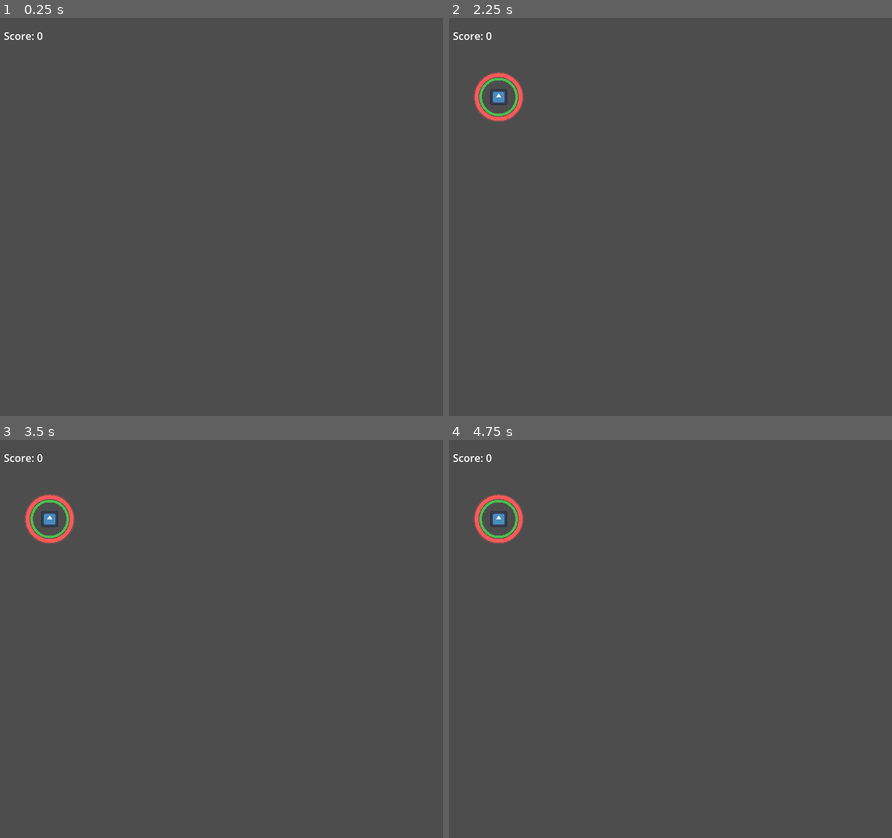
Above: before the commit, frames 1-4 (two rows, left to right).
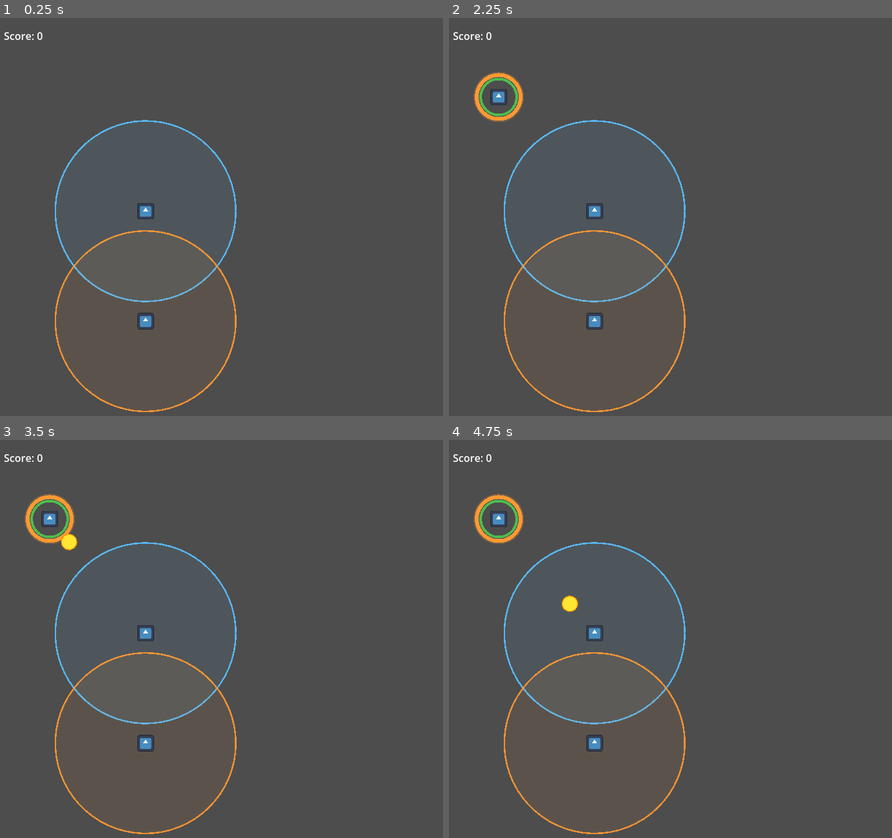
Above: after the commit, the same moments.

Repository: AgustinRamiroDiaz/just-metal-shapes
Game: Godot game, scene res://main_level.tscn
The game is run twice, just before and just after one commit, with the same random seed, the same clock (stepped at 60 frames per second) and the same inputs. This scene is started directly instead of the project's main scene. The engine's default icon, where the game draws it, is replaced by a stand-in: a white triangle on a blue panel in a dark square.
Inputs:
- Up to frame 1 (0.25 s): no input
- Up to frame 2 (2.25 s): tap Enter at 0.5, 2 s; hold D (p1_right) 0.53-1.28 s; tap K (p2_down) at 0.6 s; tap Space at 1.25 s; hold S (p1_down) 1.28-2.03 s; tap J (p2_left) at 1.35 s; hold D (p1_right) from 2.03 s (still down); tap L (p2_right) at 2.1 s
- Up to frame 3 (3.5 s): tap Space at 2.75 s; release D (p1_right) at 2.78 s; hold W (p1_up) from 2.78 s (still down); tap I (p2_up) at 2.85 s
- Up to frame 4 (4.75 s): release W (p1_up) at 3.53 s; hold A (p1_left) from 3.53 s (still down); tap Enter at 3.6 s; tap Keypad Enter at 4.35 s

The runs differ from the first frame. In frame 1, 1.2% of the frame differs, in the area x 12-54%, y 25-100%; in frame 2, 1.5%; in frame 3, 1.6%; in frame 4, 1.6%, in the area x 5-54%, y 13-100%.
Error before the commit: Parse Error: Preload file "res://assets/PNG (Transparent)/Rotated/spark_05_rotated.png" does not exist. (res://scripts/player.gd:9)

Commit message:
more assets

Diff:
--- a/scripts/player.gd
+++ b/scripts/player.gd
@@ -6,8 +6,8 @@
 const MAX_LIVES: int = 3
 const INVINCIBILITY_DURATION: float = 3.0
 const LIGHTNING_TEXTURES: Array[Texture2D] = [
-	preload("res://assets/PNG (Transparent)/Rotated/spark_05_rotated.png"),
-	preload("res://assets/PNG (Transparent)/Rotated/spark_06_rotated.png"),
+	preload("res://assets/kenney-particles/Rotated/spark_05_rotated.png"),
+	preload("res://assets/kenney-particles/Rotated/spark_06_rotated.png"),
 ]
 const LIGHTNING_FPS: float = 12.0
 const LIGHTNING_WIDTH: float = 80.0
